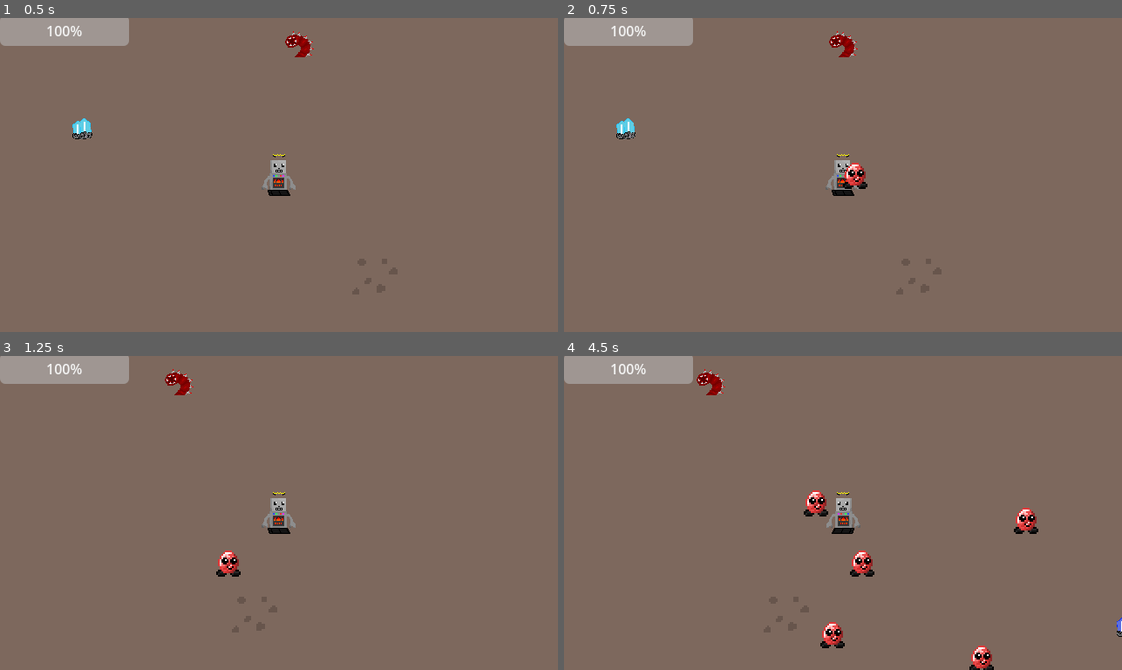
Above: before the commit, frames 1-4 (two rows, left to right).
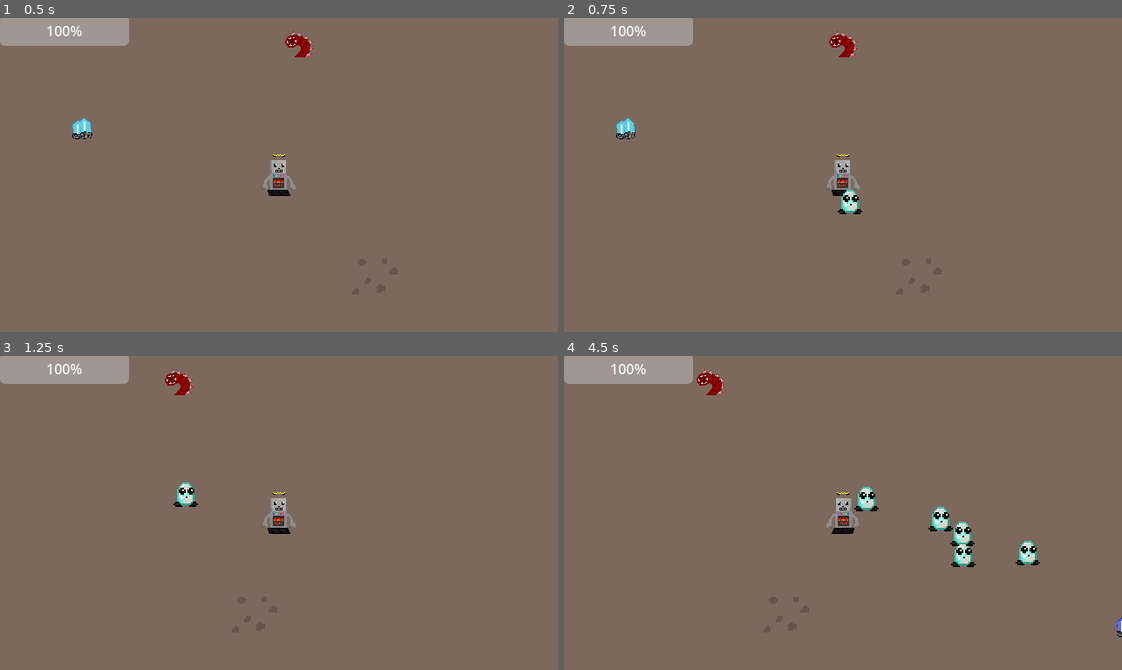
Above: after the commit, the same moments.

Repository: TNT-A/godot-baubleheads-project
Game: Godot game, scene res://testing/testing.tscn
The game is run twice, just before and just after one commit, with the same random seed, the same clock (stepped at 60 frames per second) and the same inputs.
Inputs (mouse positions are in pixels of both pictures, inside the frame that each line leads up to):
- Up to frame 1 (0.5 s): no input
- Up to frame 2 (0.75 s): tap Enter at 0.5 s; move the mouse to (965, 159) at 0.52 s; hold D (Move_Right) from 0.53 s (still down); tap Space (Baublehead_Call) at 0.6 s
- Up to frame 3 (1.25 s): keep holding D (Move_Right); tap Shift (Run) at 0.8 s
- Up to frame 4 (4.5 s): move the mouse to (731, 528) at 1.27 s; release D (Move_Right) at 1.28 s; hold S (Move_Down) 1.28-2.03 s; tap Shift (Run) at 1.35, 2.3, 3.6 s; tap Space (Baublehead_Call) at 1.55, 2.1, 3.05, 4.35 s; move the mouse to (898, 443) at 2.02 s; hold D (Move_Right) 2.03-2.78 s; move the mouse to (815, 575) at 2.77 s; hold W (Move_Up) 2.78-3.53 s; click (815, 575) at 2.85 s; move the mouse to (1010, 560) at 3.52 s; hold A (Move_Left) from 3.53 s (still down); move the mouse to (675, 465) at 4.27 s

Frame 1 is identical in both runs. In frame 2, 0.5% of the frame differs, in the area x 49-55%, y 46-63%; in frame 3, 0.5%; in frame 4, 2.4%, in the area x 42-86%, y 41-100%.

Commit message:
Pathfinding ooga booga

Diff:
--- a/Baubles/baublehead.gd
+++ b/Baubles/baublehead.gd
@@ -2,7 +2,7 @@
 class_name Baublehead
 
 @export var speed : int = 250
-@export var acceleration : float = .2
+@export var acceleration : float = .1
 @export var deceleration : float = .05
 @export var type : Resource
 
@@ -13,20 +13,23 @@
 var state: States = States.IDLE
 
 var inPlayer : bool = false
+var target : Vector2
 
 signal on_spawned(baublehead)
 
 func _ready() -> void:
+	if type == null:
+		type = load("res://Baubles/bauble_resources/diamond_bauble.tres")
 	$Sprite2D.texture = type.sprite
 	$Sprite2D.scale = Vector2(2,2)
-	self.position = random_spawn()
+	self.position = random_location(player.position, 30.0)
 	emit_signal("on_spawned", self)
 	pass
 
 func _physics_process(delta: float) -> void:
-	pathfinding()
-	#state_transition()
-	#state_functions()
+	new_target()
+	state_transition()
+	state_functions()
 
 func state_transition():
 	if state == States.IDLE and inPlayer == false:
@@ -40,27 +43,28 @@
 
 func state_functions():
 	if state == States.FOLLOW:
-		move_toward_target(player.global_position, 250)
+		pathfinding()
+		#move_toward_target(player.global_position, 250)
 	if state == States.IDLE:
 		resetVelocity()
 	if state == States.PATROL:
 		move_toward_target(get_global_mouse_position(), 350)
 
-func random_spawn():
-	var rng = RandomNumberGenerator.new()
-	var spawn_position : Vector2 = Vector2()
-	var random_range : float = 30.0
-	spawn_position.x = player.position.x + rng.randf_range(-random_range,random_range)
-	spawn_position.y = player.position.y + rng.randf_range(-random_range,random_range)
-	return spawn_position
+func random_location(location, range):
+	if player:
+		var rng = RandomNumberGenerator.new()
+		var random_position : Vector2 = Vector2()
+		random_position.x = location.x + rng.randf_range(-range,range)
+		random_position.y = location.y + rng.randf_range(-range,range)
+		return random_position
 
 func resetVelocity():
 	velocity = velocity.lerp(Vector2.ZERO,deceleration)
 	move_and_slide()
-	if player.position > position and abs(position.x - player.position.x) > 20:
-		$Sprite2D.flip_h = false
-	if player.position < position and abs(position.x - player.position.x) > 20:
-		$Sprite2D.flip_h = true
+	#if player.position > position and abs(position.x - player.position.x) > 20:
+		#$Sprite2D.flip_h = false
+	#if player.position < position and abs(position.x - player.position.x) > 20:
+		#$Sprite2D.flip_h = true
 
 func move_toward_target(target, speed_change):
 	var direction
@@ -76,11 +80,22 @@
 func pathfinding():
 	var next_path_pos := nav_agent.get_next_path_position()
 	var dir := global_position.direction_to(next_path_pos)
-	velocity = (dir*speed)
+	velocity = velocity.lerp(dir * speed, acceleration)
 	move_and_slide()
 
 func make_path():
-	nav_agent.target_position = player.global_position
+	if target:
+		nav_agent.target_position = target
+	else:
+		nav_agent.target_position = player.global_position
+
+var target_timeout = false
+func new_target():
+	if target_timeout == false:
+		target = random_location(player.global_position, 100.0)
+		target_timeout = true
+		await get_tree().create_timer(.30).timeout
+		target_timeout = false
 
 func _on_area_2d_body_shape_entered(body_rid: RID, body: Node2D, body_shape_index: int, local_shape_index: int) -> void:
 	if body == player:
--- a/Baubles/baublehead.tscn
+++ b/Baubles/baublehead.tscn
@@ -1,45 +1,42 @@
-[gd_scene load_steps=6 format=3 uid="uid://d31vg3emxkypt"]
+[gd_scene load_steps=5 format=3 uid="uid://d31vg3emxkypt"]
 
 [ext_resource type="Script" path="res://Baubles/baublehead.gd" id="1_1xugq"]
 [ext_resource type="Texture2D" uid="uid://0iqsrpem6iqi" path="res://Baubles/bauble_sprites/Bauble_Ruby.png" id="2_6cagt"]
-[ext_resource type="PackedScene" uid="uid://bkxa43sfw8n5o" path="res://components/locate_player/find_player.tscn" id="3_eu3jk"]
 
-[sub_resource type="CapsuleShape2D" id="CapsuleShape2D_ebtt6"]
-height = 48.0
+[sub_resource type="CircleShape2D" id="CircleShape2D_t0pkf"]
 
 [sub_resource type="CircleShape2D" id="CircleShape2D_3vjkq"]
-radius = 70.7931
+radius = 79.0063
 
 [node name="baublehead" type="CharacterBody2D"]
 position = Vector2(135, 98)
-collision_mask = 3
+collision_mask = 2
 motion_mode = 1
 wall_min_slide_angle = 0.0
 script = ExtResource("1_1xugq")
 
+[node name="Sprite2D" type="Sprite2D" parent="."]
+position = Vector2(8, -8)
+scale = Vector2(2, 2)
+texture = ExtResource("2_6cagt")
+
 [node name="CollisionShape2D" type="CollisionShape2D" parent="."]
-position = Vector2(-2.98023e-08, -3.09944e-06)
-shape = SubResource("CapsuleShape2D_ebtt6")
-
-[node name="Sprite2D" type="Sprite2D" parent="."]
-scale = Vector2(0.324671, 0.184444)
-texture = ExtResource("2_6cagt")
+shape = SubResource("CircleShape2D_t0pkf")
 
 [node name="Area2D" type="Area2D" parent="."]
 
 [node name="CollisionShape2D" type="CollisionShape2D" parent="Area2D"]
 shape = SubResource("CircleShape2D_3vjkq")
 
-[node name="find_player" parent="." instance=ExtResource("3_eu3jk")]
+[node name="NavigationAgent2D" type="NavigationAgent2D" parent="."]
+path_desired_distance = 16.0
+target_desired_distance = 8.0
 
-[node name="NavigationAgent2D" type="NavigationAgent2D" parent="."]
-debug_enabled = true
-
-[node name="Timer" type="Timer" parent="."]
-wait_time = 0.5
+[node name="TimerPathfinding" type="Timer" parent="."]
+wait_time = 0.1
 autostart = true
 
 [connection signal="body_entered" from="Area2D" to="." method="_on_area_2d_body_entered"]
 [connection signal="body_shape_entered" from="Area2D" to="." method="_on_area_2d_body_shape_entered"]
 [connection signal="body_shape_exited" from="Area2D" to="." method="_on_area_2d_body_shape_exited"]
-[connection signal="timeout" from="Timer" to="." method="_on_timer_timeout"]
+[connection signal="timeout" from="TimerPathfinding" to="." method="_on_timer_timeout"]
--- a/baubles/baublehead.gd
+++ b/baubles/baublehead.gd
@@ -2,7 +2,7 @@
 class_name Baublehead
 
 @export var speed : int = 250
-@export var acceleration : float = .2
+@export var acceleration : float = .1
 @export var deceleration : float = .05
 @export var type : Resource
 
@@ -13,20 +13,23 @@
 var state: States = States.IDLE
 
 var inPlayer : bool = false
+var target : Vector2
 
 signal on_spawned(baublehead)
 
 func _ready() -> void:
+	if type == null:
+		type = load("res://Baubles/bauble_resources/diamond_bauble.tres")
 	$Sprite2D.texture = type.sprite
 	$Sprite2D.scale = Vector2(2,2)
-	self.position = random_spawn()
+	self.position = random_location(player.position, 30.0)
 	emit_signal("on_spawned", self)
 	pass
 
 func _physics_process(delta: float) -> void:
-	pathfinding()
-	#state_transition()
-	#state_functions()
+	new_target()
+	state_transition()
+	state_functions()
 
 func state_transition():
 	if state == States.IDLE and inPlayer == false:
@@ -40,27 +43,28 @@
 
 func state_functions():
 	if state == States.FOLLOW:
-		move_toward_target(player.global_position, 250)
+		pathfinding()
+		#move_toward_target(player.global_position, 250)
 	if state == States.IDLE:
 		resetVelocity()
 	if state == States.PATROL:
 		move_toward_target(get_global_mouse_position(), 350)
 
-func random_spawn():
-	var rng = RandomNumberGenerator.new()
-	var spawn_position : Vector2 = Vector2()
-	var random_range : float = 30.0
-	spawn_position.x = player.position.x + rng.randf_range(-random_range,random_range)
-	spawn_position.y = player.position.y + rng.randf_range(-random_range,random_range)
-	return spawn_position
+func random_location(location, range):
+	if player:
+		var rng = RandomNumberGenerator.new()
+		var random_position : Vector2 = Vector2()
+		random_position.x = location.x + rng.randf_range(-range,range)
+		random_position.y = location.y + rng.randf_range(-range,range)
+		return random_position
 
 func resetVelocity():
 	velocity = velocity.lerp(Vector2.ZERO,deceleration)
 	move_and_slide()
-	if player.position > position and abs(position.x - player.position.x) > 20:
-		$Sprite2D.flip_h = false
-	if player.position < position and abs(position.x - player.position.x) > 20:
-		$Sprite2D.flip_h = true
+	#if player.position > position and abs(position.x - player.position.x) > 20:
+		#$Sprite2D.flip_h = false
+	#if player.position < position and abs(position.x - player.position.x) > 20:
+		#$Sprite2D.flip_h = true
 
 func move_toward_target(target, speed_change):
 	var direction
@@ -76,11 +80,22 @@
 func pathfinding():
 	var next_path_pos := nav_agent.get_next_path_position()
 	var dir := global_position.direction_to(next_path_pos)
-	velocity = (dir*speed)
+	velocity = velocity.lerp(dir * speed, acceleration)
 	move_and_slide()
 
 func make_path():
-	nav_agent.target_position = player.global_position
+	if target:
+		nav_agent.target_position = target
+	else:
+		nav_agent.target_position = player.global_position
+
+var target_timeout = false
+func new_target():
+	if target_timeout == false:
+		target = random_location(player.global_position, 100.0)
+		target_timeout = true
+		await get_tree().create_timer(.30).timeout
+		target_timeout = false
 
 func _on_area_2d_body_shape_entered(body_rid: RID, body: Node2D, body_shape_index: int, local_shape_index: int) -> void:
 	if body == player:
--- a/baubles/baublehead.tscn
+++ b/baubles/baublehead.tscn
@@ -1,45 +1,42 @@
-[gd_scene load_steps=6 format=3 uid="uid://d31vg3emxkypt"]
+[gd_scene load_steps=5 format=3 uid="uid://d31vg3emxkypt"]
 
 [ext_resource type="Script" path="res://Baubles/baublehead.gd" id="1_1xugq"]
 [ext_resource type="Texture2D" uid="uid://0iqsrpem6iqi" path="res://Baubles/bauble_sprites/Bauble_Ruby.png" id="2_6cagt"]
-[ext_resource type="PackedScene" uid="uid://bkxa43sfw8n5o" path="res://components/locate_player/find_player.tscn" id="3_eu3jk"]
 
-[sub_resource type="CapsuleShape2D" id="CapsuleShape2D_ebtt6"]
-height = 48.0
+[sub_resource type="CircleShape2D" id="CircleShape2D_t0pkf"]
 
 [sub_resource type="CircleShape2D" id="CircleShape2D_3vjkq"]
-radius = 70.7931
+radius = 79.0063
 
 [node name="baublehead" type="CharacterBody2D"]
 position = Vector2(135, 98)
-collision_mask = 3
+collision_mask = 2
 motion_mode = 1
 wall_min_slide_angle = 0.0
 script = ExtResource("1_1xugq")
 
+[node name="Sprite2D" type="Sprite2D" parent="."]
+position = Vector2(8, -8)
+scale = Vector2(2, 2)
+texture = ExtResource("2_6cagt")
+
 [node name="CollisionShape2D" type="CollisionShape2D" parent="."]
-position = Vector2(-2.98023e-08, -3.09944e-06)
-shape = SubResource("CapsuleShape2D_ebtt6")
-
-[node name="Sprite2D" type="Sprite2D" parent="."]
-scale = Vector2(0.324671, 0.184444)
-texture = ExtResource("2_6cagt")
+shape = SubResource("CircleShape2D_t0pkf")
 
 [node name="Area2D" type="Area2D" parent="."]
 
 [node name="CollisionShape2D" type="CollisionShape2D" parent="Area2D"]
 shape = SubResource("CircleShape2D_3vjkq")
 
-[node name="find_player" parent="." instance=ExtResource("3_eu3jk")]
+[node name="NavigationAgent2D" type="NavigationAgent2D" parent="."]
+path_desired_distance = 16.0
+target_desired_distance = 8.0
 
-[node name="NavigationAgent2D" type="NavigationAgent2D" parent="."]
-debug_enabled = true
-
-[node name="Timer" type="Timer" parent="."]
-wait_time = 0.5
+[node name="TimerPathfinding" type="Timer" parent="."]
+wait_time = 0.1
 autostart = true
 
 [connection signal="body_entered" from="Area2D" to="." method="_on_area_2d_body_entered"]
 [connection signal="body_shape_entered" from="Area2D" to="." method="_on_area_2d_body_shape_entered"]
 [connection signal="body_shape_exited" from="Area2D" to="." method="_on_area_2d_body_shape_exited"]
-[connection signal="timeout" from="Timer" to="." method="_on_timer_timeout"]
+[connection signal="timeout" from="TimerPathfinding" to="." method="_on_timer_timeout"]
--- a/cave_tilemap.tscn
+++ b/cave_tilemap.tscn
@@ -71,10 +71,22 @@
 navigation_layer_0/layers = 2
 sources/0 = SubResource("TileSetAtlasSource_wdqlt")
 
+[sub_resource type="NavigationPolygon" id="NavigationPolygon_rbath"]
+vertices = PackedVector2Array(87, -40, -656.617, -40, -656.281, -85.0625, 87, -86.2734, 1111, -40, 359, -40, 359, -86.7109, 1111, -87.9297, 239, 96, 904.438, 296, 821.563, 296, -329, 288, -329, 127.281, 207, 96, -73, 672, 1087, 768, -633, 768, -249, 672, 1087, 96, 951, 480, 951, 319.281, 775, 319.281, 775, 480, -73, 511.281, 207, 32, 239, 32, -119.563, 488, -202.438, 488, -249, 511.281, -505, 288, -633, 96, -505, 127.281, -458.438, 104, -375.563, 104)
+polygons = Array[PackedInt32Array]([PackedInt32Array(0, 1, 2, 3), PackedInt32Array(4, 5, 6, 7), PackedInt32Array(8, 9, 10, 11, 12, 13), PackedInt32Array(14, 15, 16, 17), PackedInt32Array(18, 15, 19, 20), PackedInt32Array(11, 10, 21), PackedInt32Array(22, 19, 15, 14, 23), PackedInt32Array(13, 24, 25, 8), PackedInt32Array(11, 21, 22, 23, 26), PackedInt32Array(11, 26, 27), PackedInt32Array(11, 27, 28), PackedInt32Array(18, 20, 9), PackedInt32Array(8, 18, 9), PackedInt32Array(11, 28, 17, 16, 29), PackedInt32Array(29, 16, 30, 31), PackedInt32Array(32, 31, 30), PackedInt32Array(32, 30, 13, 33), PackedInt32Array(13, 12, 33)])
+outlines = Array[PackedVector2Array]([PackedVector2Array(-696, -125, -703, 831, 1151, 832, 1151, -128)])
+source_geometry_mode = 1
+source_geometry_group_name = &"navigation"
+agent_radius = 40.0
+
 [node name="CaveTilemap" type="Node"]
 
-[node name="Layer0" type="TileMapLayer" parent="."]
+[node name="Layer0" type="TileMapLayer" parent="." groups=["navigation"]]
 z_index = -1
 use_parent_material = true
 tile_map_data = PackedByteArray("AAACAAAAAAAFAAMAAAACAP//AAAFAAIAAAADAP//AAAGAAIAAAAEAP//AAAHAAIAAAAEAAAAAAAHAAMAAAABAP …(6880 unchanged characters)…
 tile_set = SubResource("TileSet_iq531")
+
+[node name="NavigationRegion2D" type="NavigationRegion2D" parent="."]
+position = Vector2(1, 0)
+navigation_polygon = SubResource("NavigationPolygon_rbath")
--- a/globals/bauble_manager.gd
+++ b/globals/bauble_manager.gd
@@ -34,14 +34,14 @@
 	if Input.is_action_just_pressed("Baublehead_Call"):
 		var current_index = find_empty_slot()
 		if current_index is int and current_index < 10:
-			spawn_bauble("ruby", current_index)
+			spawn_bauble("opal", current_index)
 	if Input.is_action_just_pressed("Baublehead_Kill"):
 		var current_index = find_full_slot()
 		print(current_index)
 		if current_index is int and current_index < 10:
 			despawn_bauble(current_index)
 	if Input.is_action_just_pressed("Run"):
-		replace_bauble("ruby", 0)
+		replace_bauble("opal", 0)
 
 func find_empty_slot():
 	var current_index
Not shown: 1 places in cave_tilemap.tscn that only renumber resources
